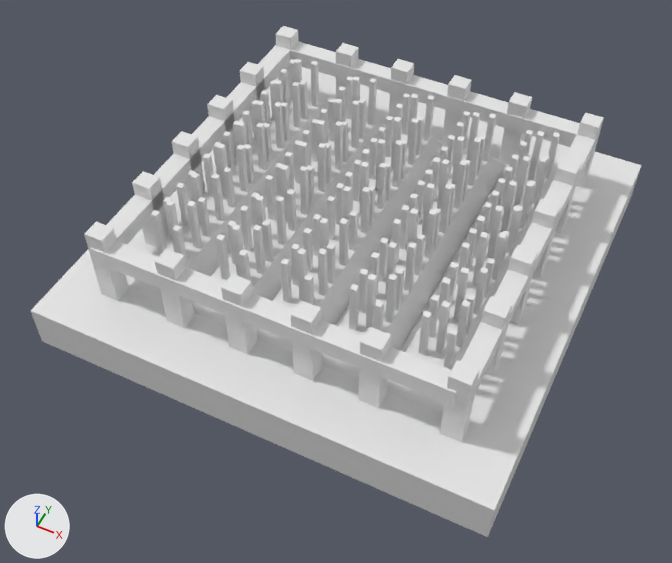
One commit to the FBX model BattleProject/Assets/Resources/Prefab/Farm.fbx: the scene before it, then after it.
Camera for both pictures: a 50 mm camera at (0.603, -1.315, 1.556) aimed at (0.003, -0.115, 0.055). The axes (+X, +Y, +Z) are drawn at lower left. The lights are the same throughout. Where no turn or scale is listed for an object, it has been applied to the vertices.

Before the edit, the objects in view are built like this:
```python
me_cube = bpy.data.meshes.new('Cube')
me_cube.from_pydata(...)  # 452 vertices, 402 faces; spans x -0.5..0.5, y -0.5..0.5, z 0.0..0.276
me_cube.materials.append(mat_material)  # white #e7e7e7
me_cube_001 = bpy.data.meshes.new('Cube.001')
me_cube_001.from_pydata(...)  # 1400 vertices, 1050 faces; spans x 0.146..0.798, y -0.223..0.373, z -0.147..0.051
ob_farm = bpy.data.objects.new('Farm', me_cube)
ob_farm.location = (0.0, 0.0, 0.0)
ob_meal = bpy.data.objects.new('Meal', me_cube_001)
ob_meal.location = (-0.466, -0.076, 0.246)
```
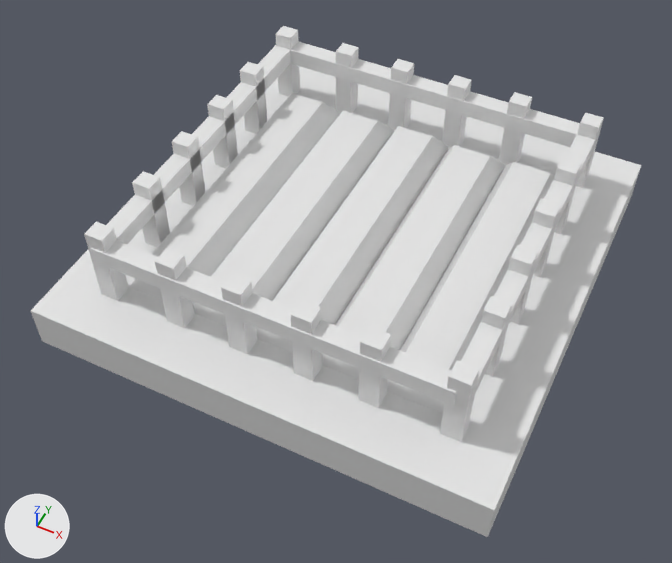
Boxes [x1, y1, x2, y2] around the edits, measured in the pictures (672 x 563 px):
'Meal', deleted
    before: [151, 59, 560, 369]

What changed in the scene script:
```text
Remove ob_meal:
    ob_meal = bpy.data.objects.new('Meal', me_cube_001)
    ob_meal.location = (-0.466, -0.076, 0.246)
```
